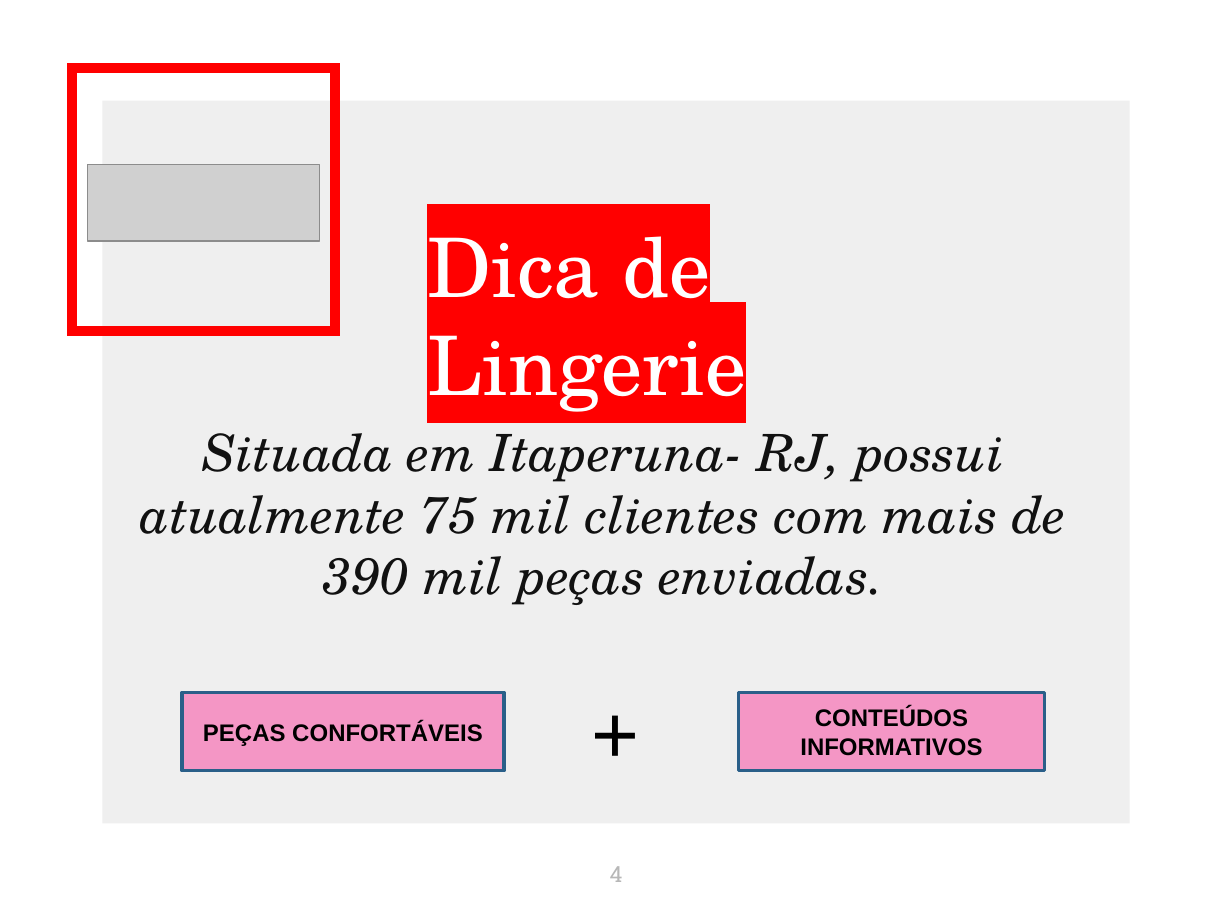
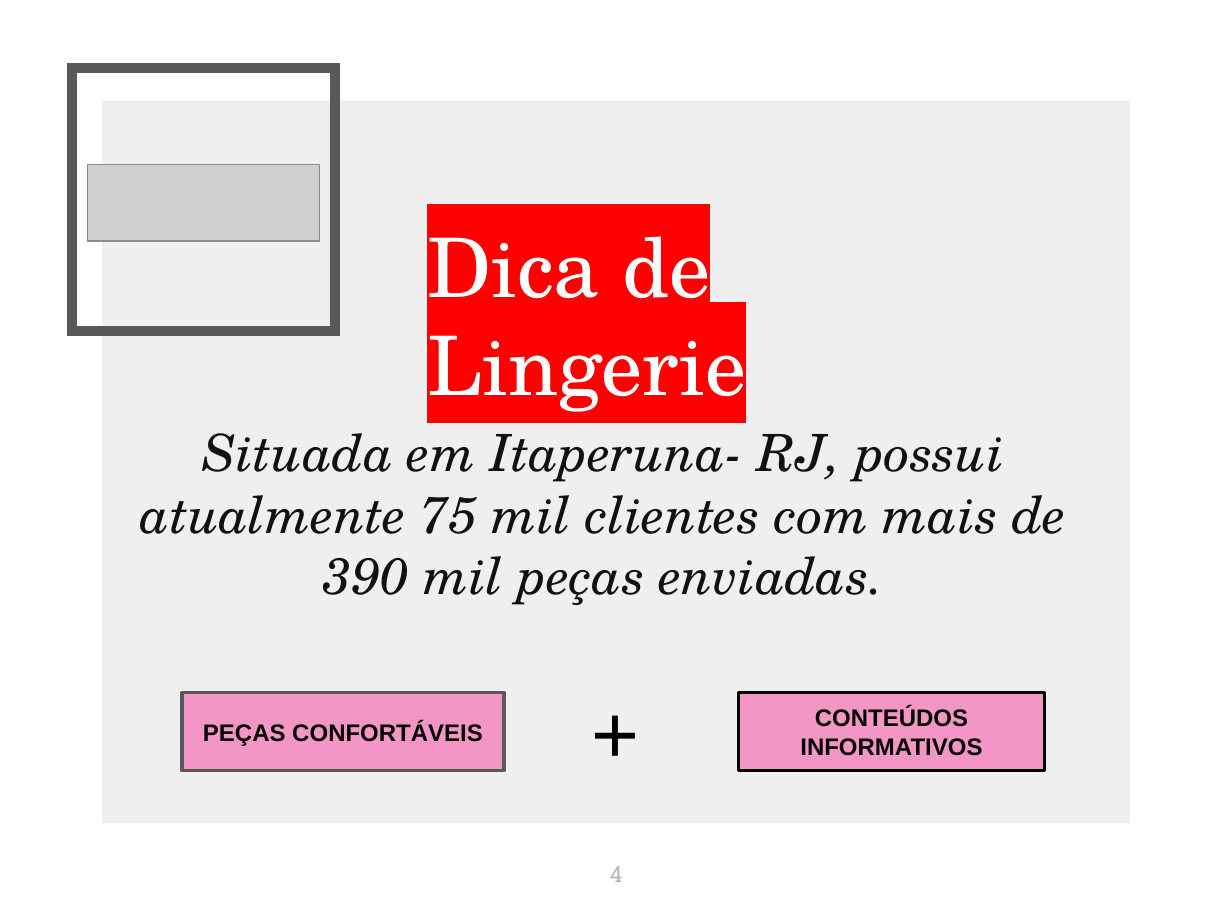
Before and after one commit to edgarssenhorello/Projetos, a slide deck: slide 4 of apresentação dica de lingerie.pptx. Drawn at 1232x924 pixels with LibreOffice and Linux fonts; fonts in the diff are those of the drawing; grey boxes stand for pictures. Boxes give left, top, right and bottom in pixels: in the first picture for what was removed or moved away, otherwise in the second. Text is boxed around its words. In the diff, an @@ line names an element or a change of style, - is before the commit and + after.

Commit message:
Apresentação final Dica de Lingerie
Pré projeto

```diff
--- a/apresentação dica de lingerie.pptx
+++ b/apresentação dica de lingerie.pptx
@@ rectangle at [73, 68, 336, 331]: outline #FF0000 6 pt to #595959 6 pt @@
@@ rectangle "PEÇAS CONFORTÁVEIS" at [182, 692, 504, 771]: outline #2B5F8A 2 pt to #595959 2 pt @@
@@ rectangle "CONTEÚDOS INFORMATIVOS" at [738, 692, 1044, 771]: outline #2B5F8A 2 pt to #000000 2 pt @@
```
Also in this commit, not shown: 13 other slides changed, 7 slides added, 2 slides removed.
